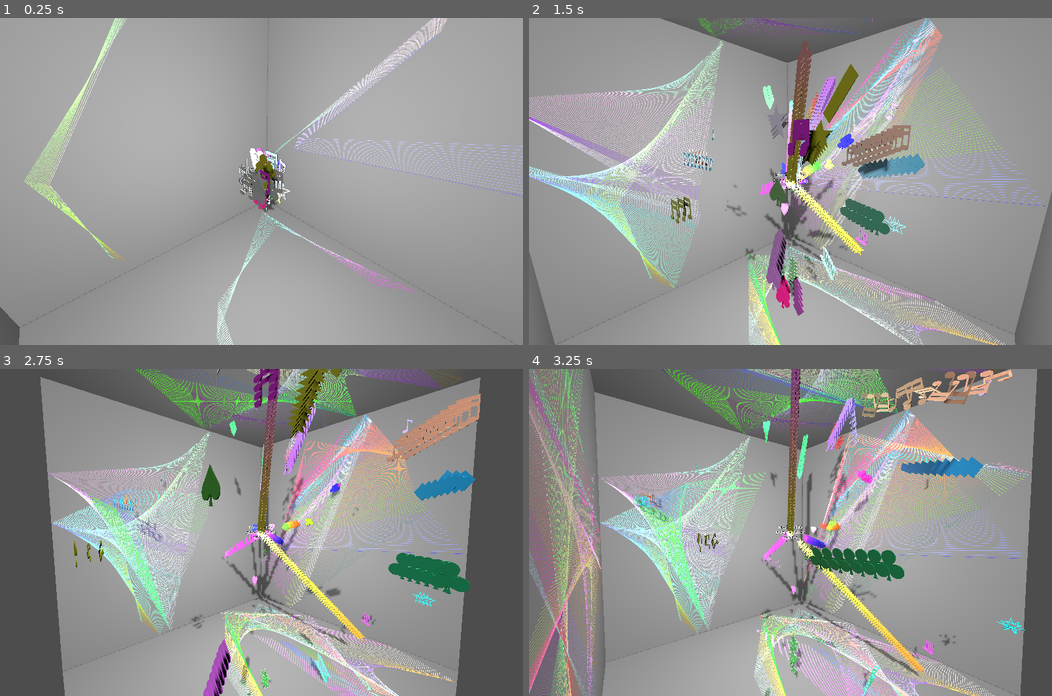
Above: before the commit, frames 1-4 (two rows, left to right).
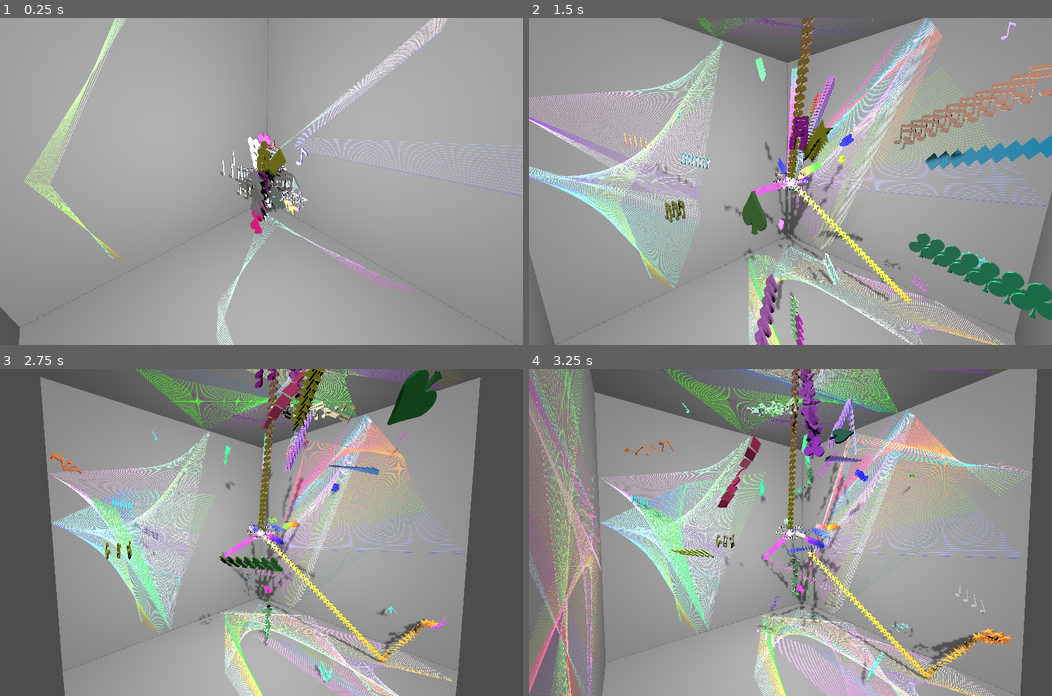
Above: after the commit, the same moments.

Repository: kasworld/gd4game3d
Game: Godot game, scene res://main.tscn
The game is run twice, just before and just after one commit, with the same random seed, the same clock (stepped at 60 frames per second) and the same inputs.
Inputs (mouse positions are in pixels of both pictures, inside the frame that each line leads up to):
- Up to frame 1 (0.25 s): no input
- Up to frame 2 (1.5 s): tap Enter at 0.5 s; move the mouse to (905, 165) at 0.52 s; click (905, 165) at 0.67 s; move the mouse to (685, 197) at 1.27 s; click (685, 197) at 1.42 s
- Up to frame 3 (2.75 s): move the mouse to (313, 460) at 2.02 s; click (313, 460) at 2.17 s
- Up to frame 4 (3.25 s): move the mouse to (764, 597) at 2.77 s; click (764, 597) at 2.92 s

The runs differ from the first frame. In frame 1, 1.6% of the frame differs, in the area x 42-59%, y 35-66%; in frame 2, 13%, in the area x 18-100%, y 0-100%; in frame 3, 10%; in frame 4, 9.2%.

Commit message:
update MeshTrail, add var type

Diff:
--- a/global/global3d.gd
+++ b/global/global3d.gd
@@ -1,6 +1,6 @@
 extends Node
 
-var font = preload("res://HakgyoansimBareondotumR.ttf")
+var font = preload("res://font/HakgyoansimBareondotumR.ttf")
 
 # for calendar ans date_label
 const weekdaystring = ["일","월","화","수","목","금","토"]
--- a/global/named_color_list.gd
+++ b/global/named_color_list.gd
@@ -13,6 +13,18 @@
 		if v[0] == c:
 			return v[1]
 	return c.to_html()
+
+func filter_to_colorlist(clist = color_list) -> Array[Color]:
+	var rtn :Array[Color] = []
+	for i in clist:
+		rtn.append(i[0])
+	return rtn
+
+func filter_to_namelist(clist = color_list) -> Array[String]:
+	var rtn :Array[String] = []
+	for i in clist:
+		rtn.append(i[1])
+	return rtn
 
 func make_light_color_list(l :float= 0.5) -> Array:
 	var rtn := []
--- a/main.gd
+++ b/main.gd
@@ -20,31 +20,31 @@
 	$DirectionalLight3D.position = bound_size *0.45
 	$DirectionalLight3D.look_at(Vector3.ZERO)
 	b_box = AABB( -bound_size/2, bound_size)
-
+	var radius := 1.5
 	for mt in MeshTrailTypeList:
 		var ball = meshtrail_scene.instantiate(
 			).init_OnBounce(
 			).set_get_random_color_fn(random_color3
-			).init( bounce, 0.5, randi_range(1,10), mt, Vector3.ZERO
+			).init( bounce, radius, randi_range(1,10), mt, Vector3.ZERO
 			).set_speed(20,40,0.05)
 		$MeshTrailContainer.add_child(ball)
 	for mt in MeshTrailTypeList:
 		var ball = meshtrail_scene.instantiate(
 			).init_MeshGradient(
 			).set_get_random_color_fn(random_color3
-			).init( bounce, 0.5, randi_range(10,100), mt, Vector3.ZERO
+			).init( bounce, radius, randi_range(10,100), mt, Vector3.ZERO
 			).set_speed(20,40,0.05)
 		$MeshTrailContainer.add_child(ball)
 	for mt in MeshTrailTypeList:
 		var ball = meshtrail_scene.instantiate(
 			).init_ByPosition(b_box
-			).init( bounce, 0.5, randi_range(1,10), mt, Vector3.ZERO
+			).init( bounce, radius, randi_range(1,10), mt, Vector3.ZERO
 			).set_speed(20,40,0.05)
 		$MeshTrailContainer.add_child(ball)
 	for mt in MeshTrailTypeList:
 		var ball = meshtrail_scene.instantiate(
 			).init_ByPositionFn(get_color_ByPosition
-			).init( bounce, 0.5, randi_range(1,10), mt, Vector3.ZERO
+			).init( bounce, radius, randi_range(1,10), mt, Vector3.ZERO
 			).set_speed(20,40,0.05)
 		$MeshTrailContainer.add_child(ball)
 
--- a/mesh_trail/mesh_trail.gd
+++ b/mesh_trail/mesh_trail.gd
@@ -79,7 +79,7 @@
 	return self
 
 func make_mat_multi(mesh :Mesh, count :int, initial_pos:Vector3):
-	var mat = StandardMaterial3D.new()
+	var mat := StandardMaterial3D.new()
 	mat.albedo_color = Color.WHITE
 	mat.vertex_color_use_as_albedo = true
 	mesh.material = mat
@@ -90,7 +90,7 @@
 
 	for i in $MultiMeshInstance3D.multimesh.visible_instance_count:
 		set_color_by_mode(i, initial_pos)
-		var t = Transform3D(Basis(), initial_pos)
+		var t := Transform3D(Basis(), initial_pos)
 		$MultiMeshInstance3D.multimesh.set_instance_transform(i,t)
 
 func set_color_by_mode(mesh_index :int, pos :Vector3) -> void:
@@ -105,25 +105,25 @@
 	$MultiMeshInstance3D.multimesh.set_instance_color(mesh_index, co)
 
 func set_multi_pos_rot(i :int, pos :Vector3, axis :Vector3, rot :float) -> void:
-	var t = Transform3D(Basis(), pos)
+	var t := Transform3D(Basis(), pos)
 	t = t.rotated_local(axis, rot)
 	$MultiMeshInstance3D.multimesh.set_instance_transform(i,t )
 
 var old_tick :float
 func _on_timer_timeout() -> void:
-	var new_tick = Time.get_unix_time_from_system()
+	var new_tick := Time.get_unix_time_from_system()
 	move(new_tick - old_tick)
 	old_tick = new_tick
 
 func move(delta :float) -> void:
-	var old_cursor = obj_cursor
+	var old_cursor := obj_cursor
 	obj_cursor +=1
 	obj_cursor %= $MultiMeshInstance3D.multimesh.instance_count
 	move_trail(delta, old_cursor, obj_cursor)
 
 func move_trail(delta: float, oldi :int, newi:int) -> void:
-	var oldpos = $MultiMeshInstance3D.multimesh.get_instance_transform(oldi).origin
-	var newpos = oldpos + head_velocity * delta
+	var oldpos :Vector3 = $MultiMeshInstance3D.multimesh.get_instance_transform(oldi).origin
+	var newpos :Vector3 = oldpos + head_velocity * delta
 	var bn = bounce_fn.call(oldpos,newpos,radius)
 	for i in 3:
 		# change vel on bounce
@@ -145,7 +145,7 @@
 		head_velocity = head_velocity.normalized() * speed_min
 
 func new_mesh_by_type(mesh_type , r :float) -> Mesh:
-	var mesh:Mesh
+	var mesh :Mesh
 	match mesh_type:
 		0:
 			mesh = SphereMesh.new()
@@ -172,8 +172,8 @@
 			mesh.top_radius = 0
 		_:
 			mesh = TextMesh.new()
-			mesh.depth = r/4
-			mesh.pixel_size = r / 10
-			mesh.font_size = r*200
+			mesh.depth = r/6
+			mesh.pixel_size = r / 6
+			#mesh.font_size = r*40
 			mesh.text = "%s" % mesh_type
 	return mesh
Renamed: HakgyoansimBareondotumR.ttf -> font/HakgyoansimBareondotumR.ttf
Not shown, changed: font/HakgyoansimBareondotumR.ttf.import
